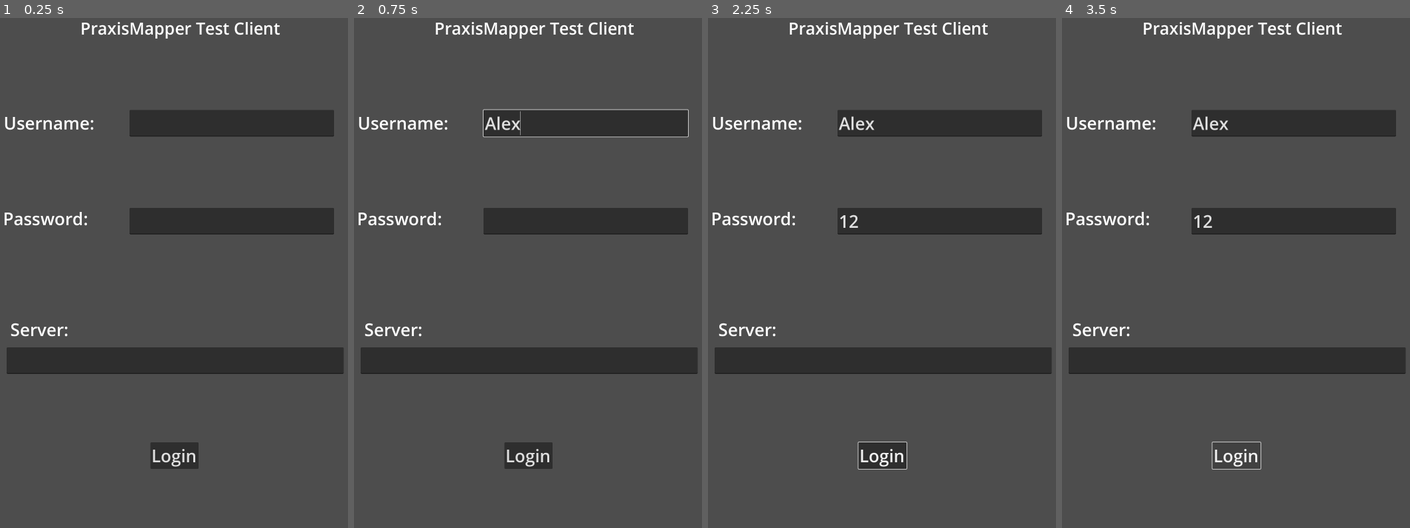
Above: before the commit, frames 1-4 (left to right).
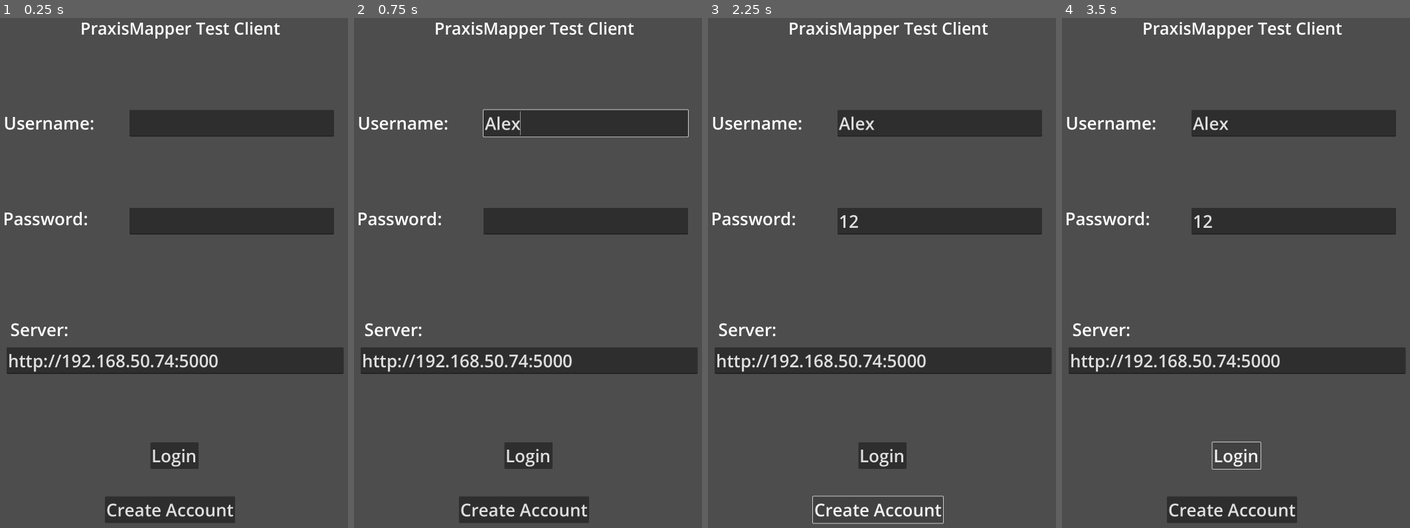
Above: after the commit, the same moments.

Repository: drakewill-CRL/GodotClient1
Game: Godot game, scene res://Scenes/LoginScene.tscn
The game is run twice, just before and just after one commit, with the same random seed, the same clock (stepped at 60 frames per second) and the same inputs. This scene is started directly instead of the project's main scene.
Inputs (mouse positions are in pixels of both pictures, inside the frame that each line leads up to):
- Up to frame 1 (0.25 s): no input
- Up to frame 2 (0.75 s): click (587, 125) at 0.52 s; type "Alex" at 0.6 s
- Up to frame 3 (2.25 s): click (941, 222) at 0.75 s; type "12" at 0.83 s; click "Login" at 1.25 s; click (878, 507) at 2 s, where only the run after the commit has a clickable "Create Account"
- Up to frame 4 (3.5 s): click "Login" at 2.75 s

The runs differ from the first frame. In frame 1, 2.5% of the frame differs, in the area x 2-68%, y 65-99%; in frame 2, 2.5%; in frame 3, 1.3%; in frame 4, 2.5%.
Error before the commit: Trying to assign value of type 'LineEdit' to a variable of type 'Label'. (res://Scripts/LoginScene.gd:4)
Error after the commit: Invalid access to property or key 'authToken' on a base object of type 'Nil'. (res://Scripts/LoginScene.gd:32)

Commit message:
login screen works

Diff:
--- /dev/null
+++ b/Scenes/LoadingModal.tscn
@@ -0,0 +1,3 @@
+[gd_scene format=3 uid="uid://1bql6vxd38y3"]
+
+[node name="LoadingModal" type="Node2D"]
--- a/Scenes/LoginScene.tscn
+++ b/Scenes/LoginScene.tscn
@@ -58,6 +58,7 @@
 offset_right = 1041.0
 offset_bottom = 1080.0
 theme_override_font_sizes/font_size = 52
+text = "http://192.168.50.74:5000"
 
 [node name="btnLogin" type="Button" parent="."]
 offset_left = 458.985
@@ -68,4 +69,16 @@
 text = "Login
 "
 
+[node name="btnCreateAcct" type="Button" parent="."]
+offset_left = 322.0
+offset_top = 1449.0
+offset_right = 713.0
+offset_bottom = 1529.0
+theme_override_font_sizes/font_size = 52
+text = "Create Account
+"
+
+[node name="HTTPRequest" type="HTTPRequest" parent="."]
+
 [connection signal="pressed" from="btnLogin" to="." method="_on_btn_login_pressed"]
+[connection signal="pressed" from="btnCreateAcct" to="." method="_on_btn_create_acct_pressed"]
--- a/Scripts/GpsTest.gd
+++ b/Scripts/GpsTest.gd
@@ -46,15 +46,17 @@
 	else:
 		print("singleton list")
 		var singletons = ProjectSettings.get_setting("_global_script_classes")
-		for s in singletons:
-			print(s)
+		if (singletons != null):
+			for s in singletons:
+				print(s)
 
+		lb_location_info.text = "No GPS support"
 
 
 var hasSetup = false
 # Called every frame. 'delta' is the elapsed time since the previous frame.
 func _process(delta):
-	if (!hasSetup):
+	if (!hasSetup && gps_provider != null):
 		gps_provider.on_monitoring_location_result.connect(on_monitoring_location_result)
 		print("Monitor location connected")
 		gps_provider.start_monitoring(gps_provider.get_accuracy_high(), 5000, 10.0, true)
--- a/Scripts/LoginScene.gd
+++ b/Scripts/LoginScene.gd
@@ -1,9 +1,10 @@
 extends Node2D
 
 
-@onready var txtUsername: Label = $txtUsername
-@onready var txtPassword: Label = $txtPassword
-@onready var txtServer: Label = $txtServer
+@onready var txtUsername: LineEdit = $txtUsername
+@onready var txtPassword: LineEdit = $txtPassword
+@onready var txtServer: LineEdit = $txtServer
+@onready var request: HTTPRequest = $HTTPRequest
 
 # Called when the node enters the scene tree for the first time.
 func _ready():
@@ -17,19 +18,52 @@
 
 
 func login_completed(result, response_code, headers, body):
+	request.request_completed.disconnect(login_completed)
+	print("login complete")
+	print(response_code)
+	print(body)
 	var json = JSON.new()
 	json.parse(body.get_string_from_utf8())
 	var data = json.get_data()
-	#TODO: get stuff from data.
+	print(data)
 	#if successful, save name/pwd/server to file to load as auto-login next time.
-	pass
+	PraxisMapper.username = txtUsername.text
+	PraxisMapper.password = txtPassword.text
+	PraxisMapper.loginToken = data.authToken
+	#Now, change to the post-login scene here.
+	get_tree().change_scene_to_file("res://Scenes/GpsTest.tscn")
 
 func _on_btn_login_pressed():
 	#here is where login logic goes.
-	var request = HTTPRequest.new()
-	add_child(request)
+	print("login pressed")
 	request.request_completed.connect(login_completed)
 
 	var call = request.request(txtServer.text + "/Server/Login/" + txtUsername.text + "/" + txtPassword.text)
 	if (call != OK):
 		pass #Todo see if this is necessary or can be handled in the complete call.
+
+
+func _on_btn_create_acct_pressed():
+	print("create pressed")
+	request.request_completed.connect(createCompleted)
+
+	var call = request.request(txtServer.text + "/Server/CreateAccount/" + txtUsername.text + "/" + txtPassword.text,
+	[], HTTPClient.METHOD_PUT)
+	if (call != OK):
+		pass #Todo see if this is necessary or can be handled in the complete call.
+
+func createCompleted(result, response_code, headers, body):
+	request.request_completed.disconnect(createCompleted)
+	print("create complete")
+	print(response_code)
+	print(body)
+	var json = JSON.new()
+	json.parse(body.get_string_from_utf8())
+	var data = json.get_data()
+	if (data == true):
+		_on_btn_login_pressed()
+	else:
+		print("Create failed")
+
+	#TODO: get stuff from data.
+	#if successful, save name/pwd/server to file to load as auto-login next time.
